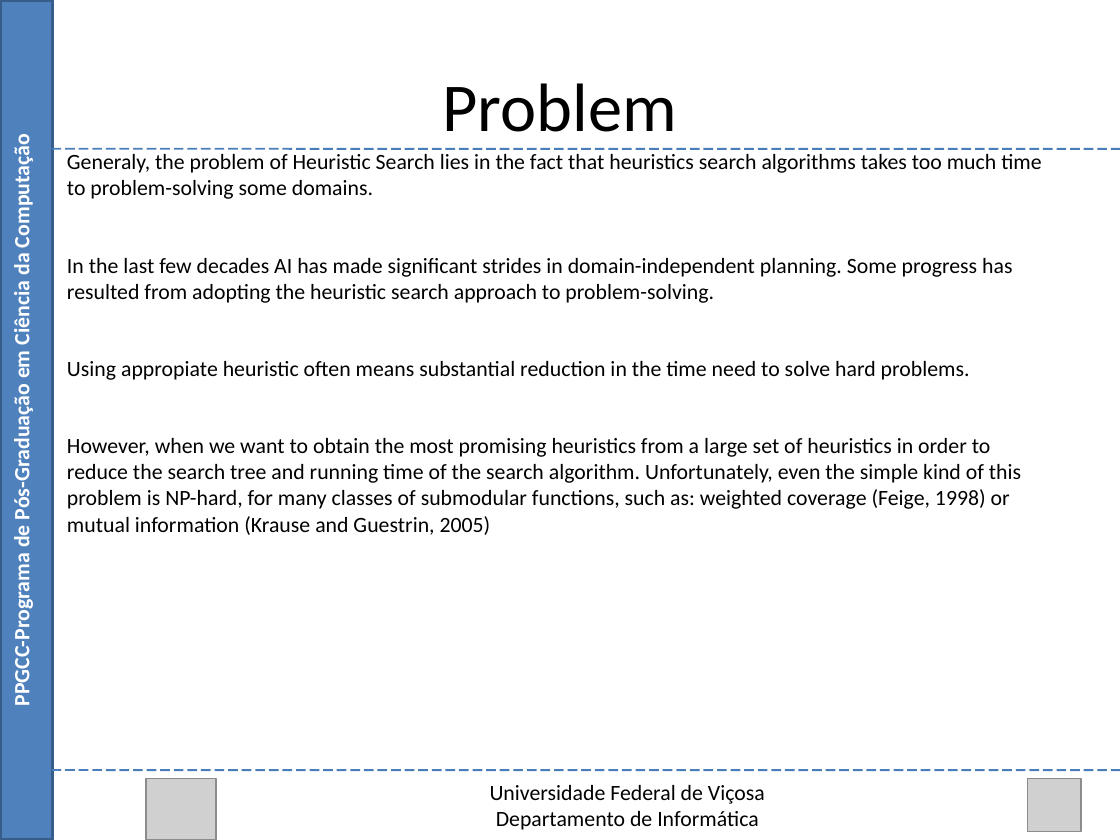
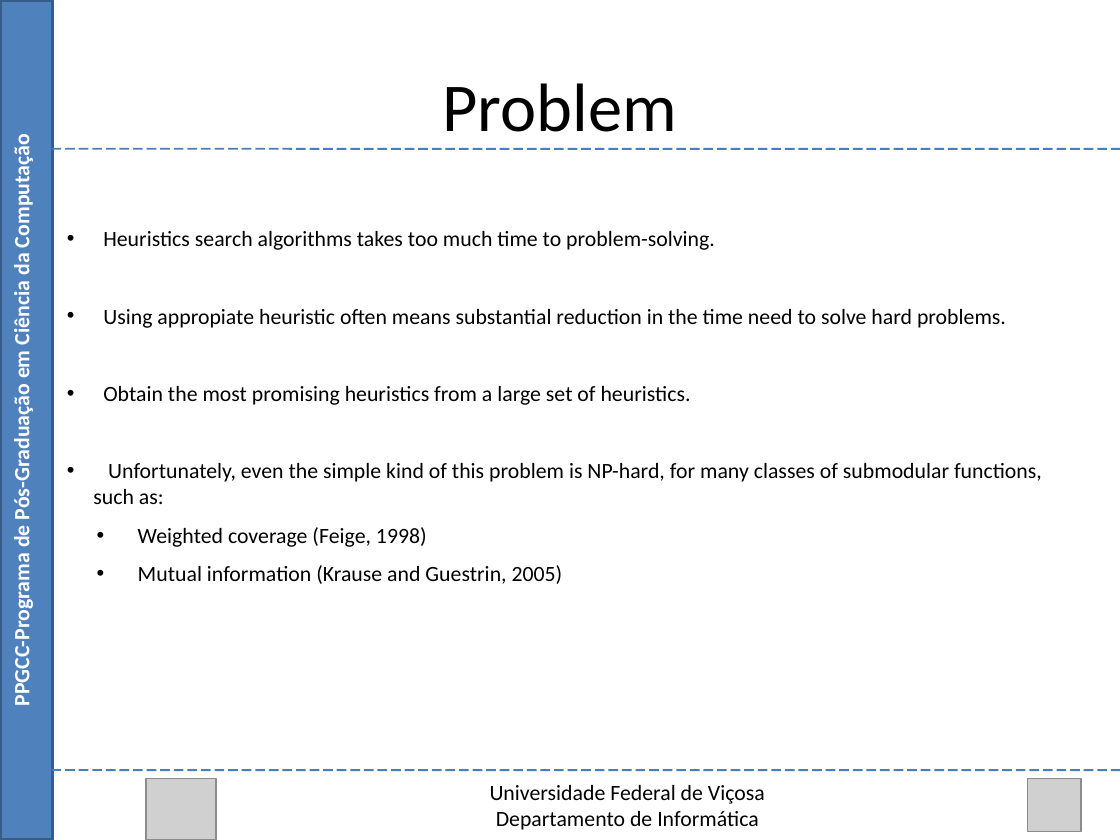
Before and after one commit to Marvinsky/research-marvin, a slide deck: slide 6 of latex/odp/selection heuristics.odp (slide 9 before the commit). Drawn at 1120x840 pixels with LibreOffice and Linux fonts; fonts in the diff are those of the drawing; grey boxes stand for pictures. Boxes give left, top, right and bottom in pixels: in the first picture for what was removed or moved away, otherwise in the second. Text is boxed around its words. In the diff, an @@ line names an element or a change of style, - is before the commit and + after.

```diff
--- a/latex/odp/selection heuristics.odp
+++ b/latex/odp/selection heuristics.odp
@@ text at <box>103,231,715,250</box>: text changed @@
-Generaly, the problem of Heuristic Search lies in the fact that heuristics search algorithms takes too much time to problem-solving some domains.
-In the last few decades AI has made significant strides in domain-independent planning. Some progress has resulted from adopting the heuristic search approach to problem-solving.
+• Heuristics search algorithms takes too much time to problem-solving.
@@ text at <box>103,309,1006,328</box>: bullet none to • @@
@@ text at <box>93,386,1042,584</box>: text changed @@
-However, when we want to obtain the most promising heuristics from a large set of heuristics in order to reduce the search tree and running time of the search algorithm. Unfortunately, even the simple kind of this problem is NP-hard, for many classes of submodular functions, such as: weighted coverage (Feige, 1998) or mutual information (Krause and Guestrin, 2005)
+• Obtain the most promising heuristics from a large set of heuristics.
+• Unfortunately, even the simple kind of this problem is NP-hard, for many classes of submodular functions, such as:
+  • Weighted coverage (Feige, 1998)
+  • Mutual information (Krause and Guestrin, 2005)
```
Also in this commit, not shown: 9 other slides changed, 8 slides removed, 3 other files.
